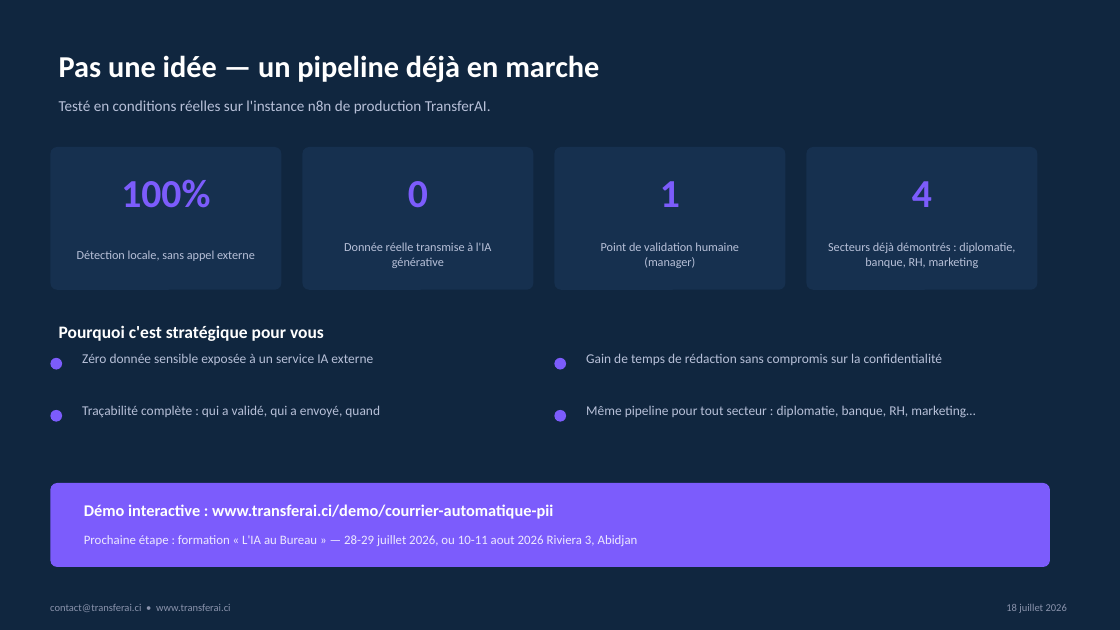
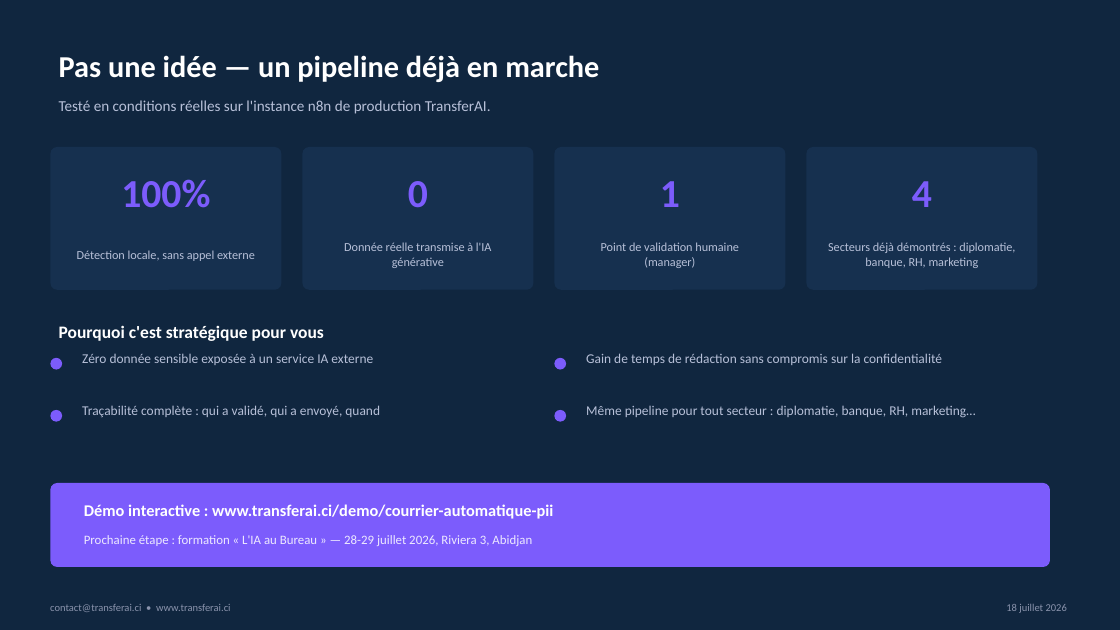
Before and after one commit to mayoro1972/connect-ia-bloom, a slide deck: slide 3 of docs/transferai-admin/Webinaire_Courrier_Confidentiel_PII_Roland_Coffi.pptx. Drawn at 1120x630 pixels with LibreOffice and Linux fonts; fonts in the diff are those of the drawing. Boxes give left, top, right and bottom in pixels: in the first picture for what was removed or moved away, otherwise in the second. Text is boxed around its words. In the diff, an @@ line names an element or a change of style, - is before the commit and + after.

```diff
--- a/docs/transferai-admin/Webinaire_Courrier_Confidentiel_PII_Roland_Coffi.pptx
+++ b/docs/transferai-admin/Webinaire_Courrier_Confidentiel_PII_Roland_Coffi.pptx
@@ text at (84, 535, 532, 546): text changed @@
-Prochaine étape : formation « L'IA au Bureau » — 28-29 juillet 2026, ou 10-11 aout 2026 Riviera 3, Abidjan
+Prochaine étape : formation « L'IA au Bureau » — 28-29 juillet 2026, Riviera 3, Abidjan
```
Also in this commit, not shown: 2 slides added.
